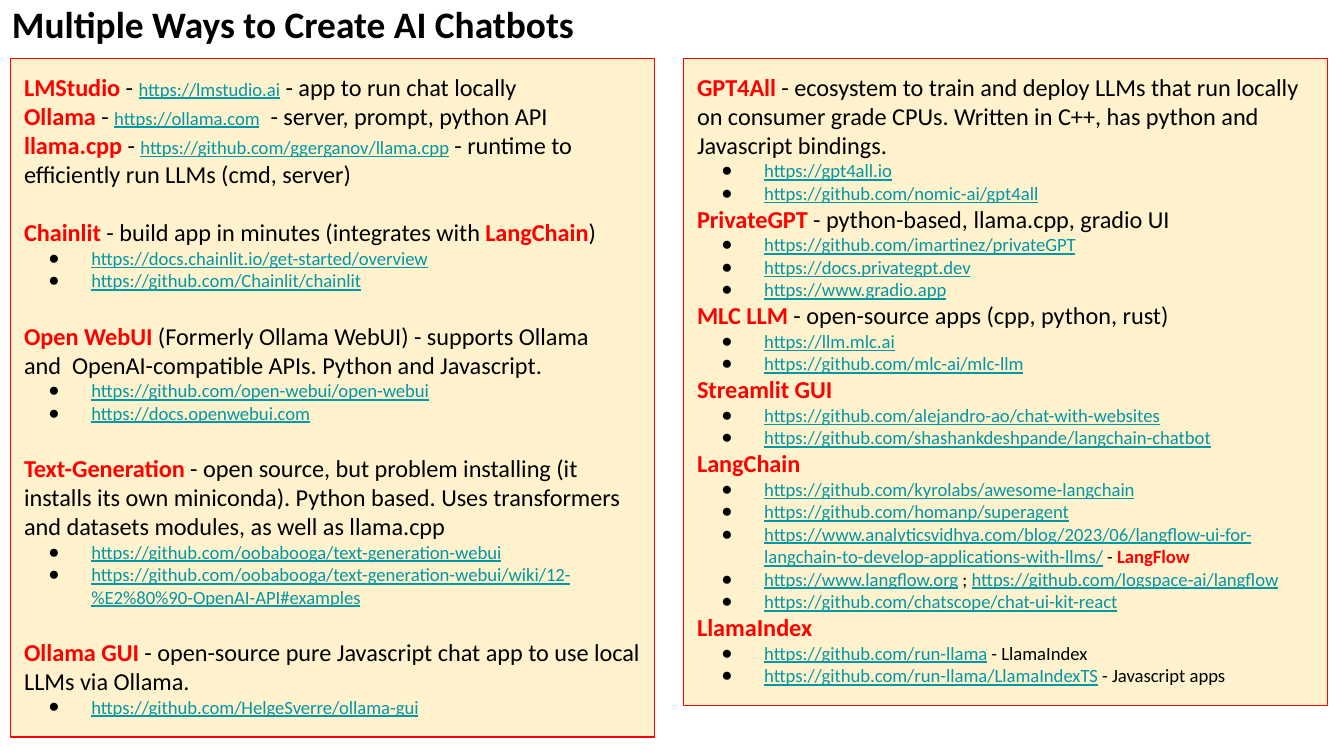
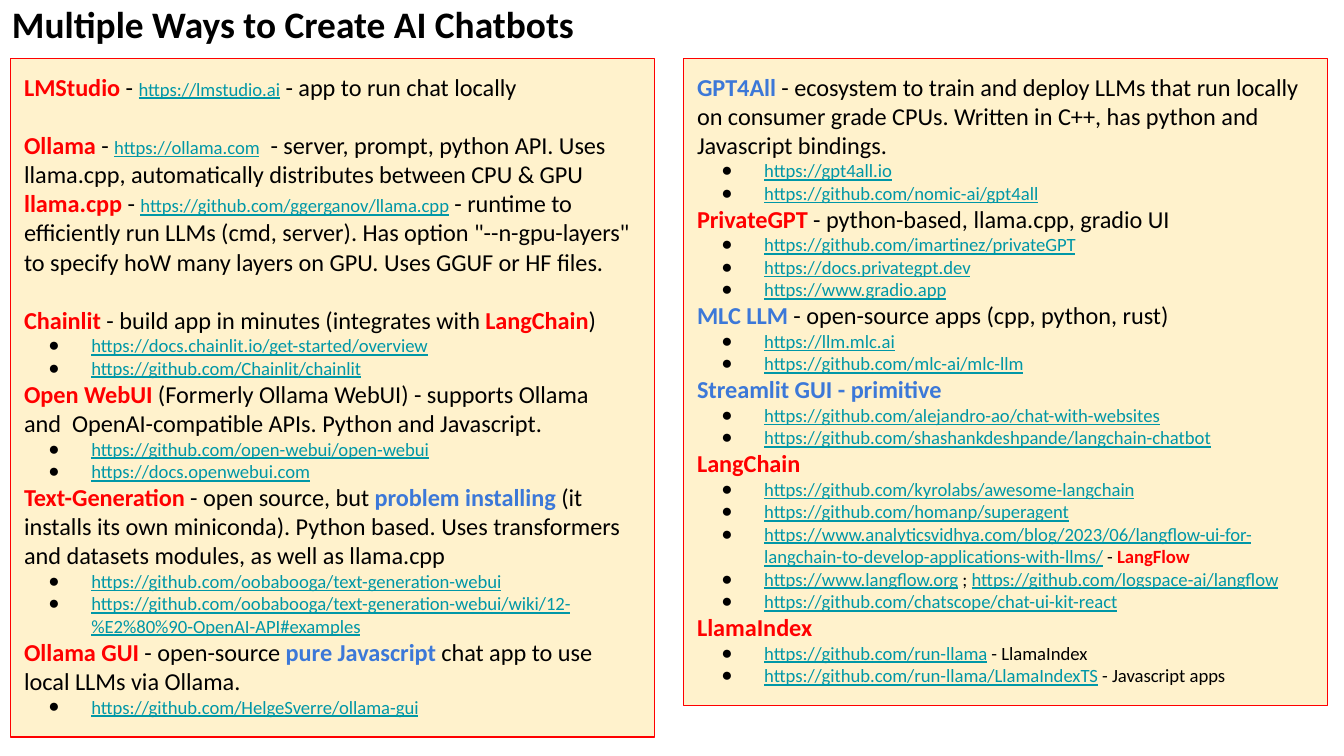
Before and after one commit to lselector/seminar, a slide deck: slide 17 of 2024/2024-03-01-AI-Updates.pptx (slide 12 before the commit). Drawn at 1344x756 pixels with LibreOffice and Linux fonts; fonts in the diff are those of the drawing. Boxes give left, top, right and bottom in pixels: in the first picture for what was removed or moved away, otherwise in the second. Text is boxed around its words. In the diff, an @@ line names an element or a change of style, - is before the commit and + after.

```diff
--- a/2024/2024-03-01-AI-Updates.pptx
+++ b/2024/2024-03-01-AI-Updates.pptx
@@ text in rectangle at (x1=697, y1=79, x2=1298, y2=328): text colour #FF0000 to #3C78D8 in "GPT4All", "MLC LLM" @@
@@ text in rectangle at (x1=24, y1=137, x2=629, y2=275): text changed @@
-Ollama - https://ollama.com - server, prompt, python API
-llama.cpp - https://github.com/ggerganov/llama.cpp - runtime to efficiently run LLMs (cmd, server)
+Ollama - https://ollama.com - server, prompt, python API. Uses llama.cpp, automatically distributes between CPU & GPU
+llama.cpp - https://github.com/ggerganov/llama.cpp - runtime to efficiently run LLMs (cmd, server). Has option "--n-gpu-layers" to specify hoW many layers on GPU. Uses GGUF or HF files.
@@ text in rectangle at (x1=697, y1=381, x2=833, y2=398): text changed; text colour #FF0000 to #3C78D8 @@
-Streamlit GUI
+Streamlit GUI - primitive
@@ text in rectangle at (x1=24, y1=488, x2=620, y2=690): text colour #000000 to #3C78D8, bold on in "problem installing", "pure Javascript" @@
```
Also in this commit, not shown: 5 other slides changed, 7 slides added, 3 slides removed.
